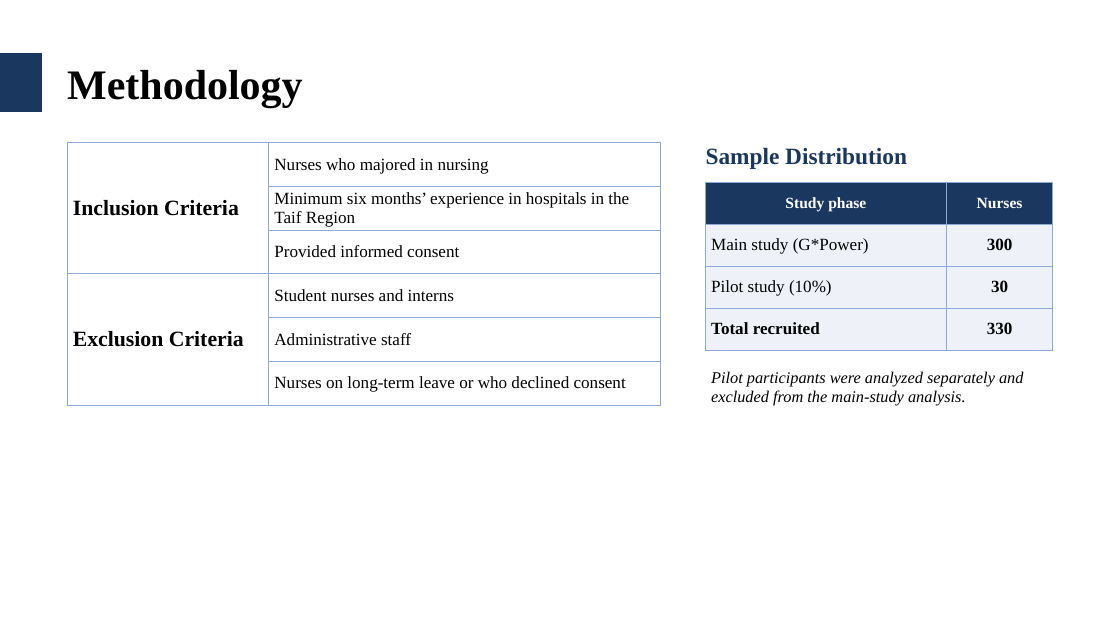
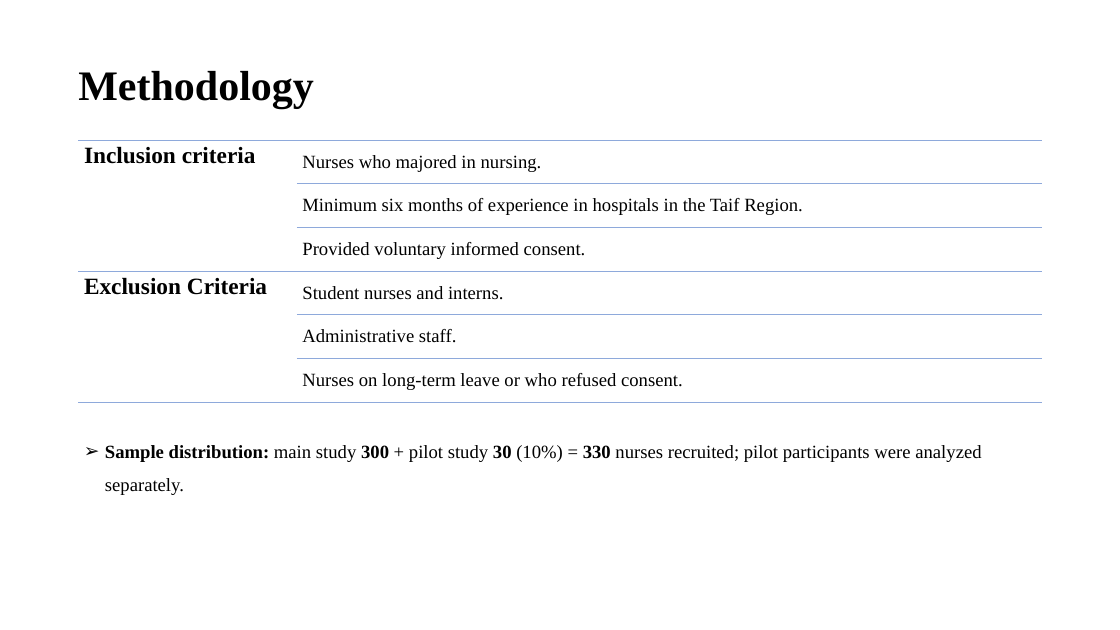
Before and after one commit to alinoshiliabunader-arch/CIPC, a slide deck: slide 15 of Samirah_Alkhaldi_Thesis_Defense.pptx. Drawn at 1120x630 pixels with LibreOffice and Linux fonts; fonts in the diff are those of the drawing; background and template pictures are left out. Boxes give left, top, right and bottom in pixels: in the first picture for what was removed or moved away, otherwise in the second. Text is boxed around its words. In the diff, an @@ line names an element or a change of style, - is before the commit and + after.

```diff
--- a/Samirah_Alkhaldi_Thesis_Defense.pptx
+++ b/Samirah_Alkhaldi_Thesis_Defense.pptx
@@ rectangle removed at [0, 53, 42, 112] @@
@@ text "Methodology": place and size @@
-text "Methodology" at [67, 70, 303, 107]
+text "Methodology" at [78, 71, 314, 108]
@@ table at [78, 140, 1042, 394] @@
-row 1, column 1: Inclusion Criteria
+row 1, column 1: Inclusion criteria
-row 1, column 2: Nurses who majored in nursing
+row 1, column 2: Nurses who majored in nursing.
-row 2, column 2: Minimum six months’ experience in hospitals in the Taif Region
+row 2, column 2: Minimum six months of experience in hospitals in the Taif Region.
-row 3, column 2: Provided informed consent
+row 3, column 2: Provided voluntary informed consent.
-row 4, column 2: Student nurses and interns
+row 4, column 2: Student nurses and interns.
-row 5, column 2: Administrative staff
+row 5, column 2: Administrative staff.
-row 6, column 2: Nurses on long-term leave or who declined consent
+row 6, column 2: Nurses on long-term leave or who refused consent.
@@ size 28 to 30 pt in "Exclusion Criteria" @@
@@ borders changed @@
@@ table: place and size @@
-table at [67, 143, 661, 396]
+table at [78, 140, 1042, 394]
@@ table removed at [706, 182, 1053, 338], 4 rows, 2 columns @@
-Study phase | Nurses
-Main study (G*Power) | 300
-Pilot study (10%) | 30
-Total recruited | 330
@@ text removed at [711, 371, 1023, 406] @@
-Pilot participants were analyzed separately and excluded from the main-study analysis.
@@ text "Sample distribution: main study 300 ..." at [105, 445, 981, 495]: vertical alignment middle to top @@
@@ text at [105, 445, 981, 495]: text changed; size 30 to 24 pt; text colour #1A3760 to #000000; bold off @@
-Sample Distribution
+➢ Sample distribution: main study 300 + pilot study 30 (10%) = 330 nurses recruited; pilot participants were analyzed separately.
```
Also in this commit, not shown: 40 other slides changed, 3 slides added, 2 slides removed.
